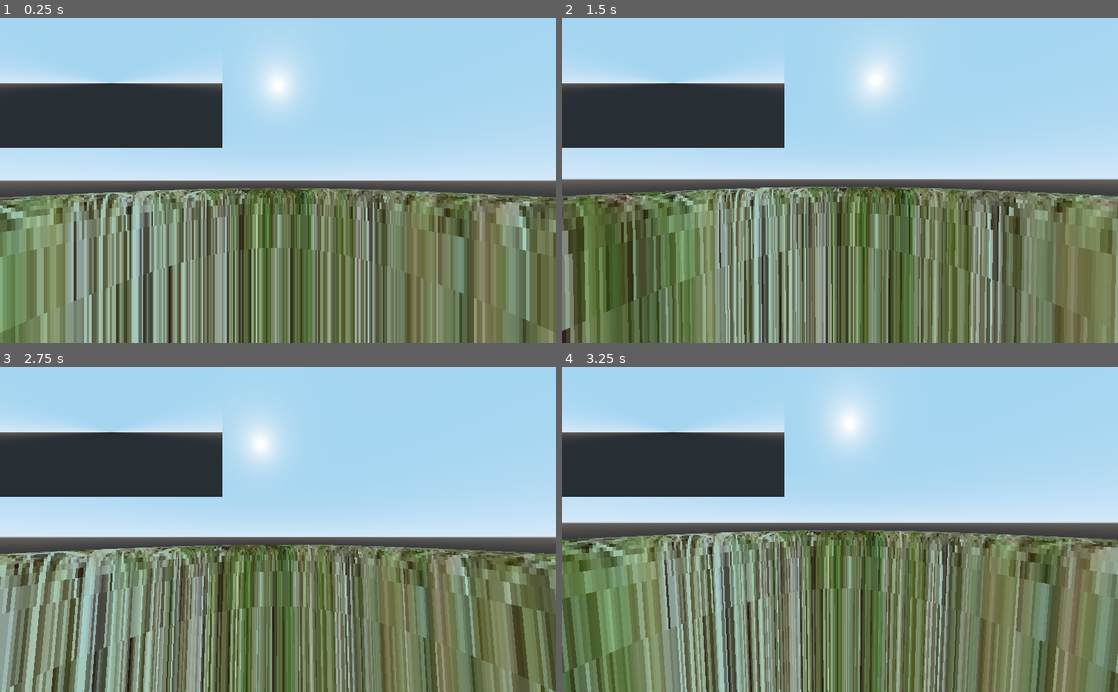
Above: before the commit, frames 1-4 (two rows, left to right).
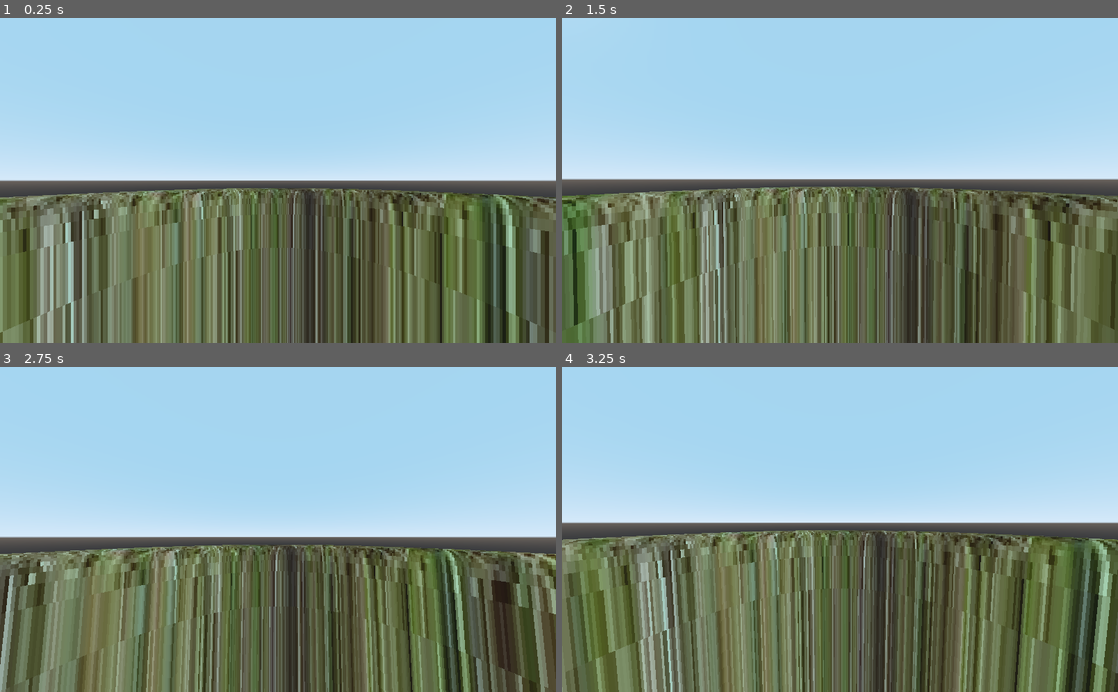
Above: after the commit, the same moments.

Repository: CaveJohnson376/godot-3dplanets
Game: Godot game, scene res://scenes/main.tscn
The game is run twice, just before and just after one commit, with the same random seed, the same clock (stepped at 60 frames per second) and the same inputs.
Inputs (mouse positions are in pixels of both pictures, inside the frame that each line leads up to):
- Up to frame 1 (0.25 s): no input
- Up to frame 2 (1.5 s): tap Enter at 0.5 s; move the mouse to (867, 180) at 0.52 s; tap Space at 1.25 s; move the mouse to (812, 180) at 1.27 s
- Up to frame 3 (2.75 s): tap Enter at 2 s; move the mouse to (289, 523) at 2.02 s
- Up to frame 4 (3.25 s): tap Space at 2.75 s; move the mouse to (834, 536) at 2.77 s

The runs differ from the first frame. In frame 1, 43% of the frame differs, in the area x 0-100%, y 10-100%; in frame 2, 43%; in frame 3, 42%; in frame 4, 44%, in the area x 0-100%, y 6-100%.

Commit message:
FINALLY I GOT THIS SH*T TO WORK!

Diff:
--- a/scenes/player.tscn
+++ b/scenes/player.tscn
@@ -13,13 +13,13 @@
 var mousemotion
 var tile = 0
 onready var prevpos = translation
-onready var cam = $primarycam
+onready var cam = $offset/primarycam
 
 func tri2normal(a, b, c):
 	var p = b - a
 	var q = c - a
 	var n = p.cross(q)
-
+	print(n)
 	if n:
 		return n.normalized()
 	else:
@@ -38,19 +38,19 @@
 		else:
 			Input.set_mouse_mode(Input.MOUSE_MODE_VISIBLE)
 
-	$CanvasLayer/ViewportContainer/Viewport.size = get_viewport().size/4
+
 
 # Called every frame. 'delta' is the elapsed time since the previous frame.
 func _physics_process(delta):
 	var pos = translation
-	var up = Vector3(0, 0, 0).direction_to(pos)
+	var up = pos.normalized()
 
 	#$CanvasLayer/ViewportContainer/Viewport/Camera.global_transform.origin = (up*100)+pos
 	#$CanvasLayer/ViewportContainer/Viewport/Camera.global_transform = $CanvasLayer/ViewportContainer/Viewport/Camera.global_transform.looking_at(pos, Vector3(0, 1, 0))
 
 	if mousemotion:
-		cam.rotation.x = clamp(cam.rotation.x + (mousemotion.y * sensetivity), deg2rad(-90), deg2rad(90))
-		rotate_y(mousemotion.x*sensetivity)
+		cam.rotation.x = clamp(cam.rotation.x + (mousemotion.y * sensetivity), deg2rad(0), deg2rad(180))
+		$offset.rotate_z(mousemotion.x*sensetivity)
 		pass
 	mousemotion = null
 
@@ -61,18 +61,24 @@
 
 
 	var move = Vector3()
-	move.z = int(Input.is_action_pressed(\"backward\"))-int(Input.is_action_pressed(\"forward\"))
+	move.y = -int(Input.is_action_pressed(\"backward\"))+int(Input.is_action_pressed(\"forward\"))
 	move.x = int(Input.is_action_pressed(\"straferight\"))-int(Input.is_action_pressed(\"strafeleft\"))
 
-	velocity += (transform.basis.z * move.z + transform.basis.x * move.x) * delta * speed
+	velocity += ($offset.global_transform.basis.y * move.y + $offset.global_transform.basis.x * move.x) * delta * speed
 
 	velocity = move_and_slide(velocity, up, true)
 
-	var deltanormal = tri2normal(Vector3(0, 0, 0), pos, prevpos)
-	if deltanormal:
-		var angle = deg2rad((pos.normalized().dot(prevpos.normalized()) - 1)* -90)
-		rotate(deltanormal, angle)
-	prevpos = pos
+	transform = transform.orthonormalized()
+	if transform.basis.y.normalized().cross(-up) != Vector3():
+		look_at(Vector3(0, 0, 0), transform.basis.y)
+	elif transform.basis.x.normalized().cross(-up) != Vector3():
+		look_at(Vector3(0, 0, 0), transform.basis.x)
+
+	#var deltanormal = tri2normal(Vector3(0, 0, 0), pos, prevpos)
+	#if deltanormal:
+	#	var angle = deg2rad((pos.normalized().dot(prevpos.normalized()) - 1)* -90)
+	#	rotate(deltanormal, angle)
+	#prevpos = pos
 
 	pass
 
@@ -84,9 +90,6 @@
 
 
 "
-
-[sub_resource type="CapsuleShape" id=1]
-radius = 0.5
 
 [sub_resource type="ParticlesMaterial" id=2]
 direction = Vector3( 0, 0, 0 )
@@ -102,80 +105,32 @@
 material = SubResource( 3 )
 size = Vector3( 1, 1, 1 )
 
-[sub_resource type="SpatialMaterial" id=10]
-flags_fixed_size = true
-
-[sub_resource type="CylinderMesh" id=6]
-material = SubResource( 10 )
-top_radius = 0.063
-bottom_radius = 0.25
-height = 0.5
-
-[sub_resource type="GDScript" id=9]
-script/source = "extends Viewport
-
-
-# Declare member variables here. Examples:
-# var a = 2
-# var b = \"text\"
-
-
-# Called when the node enters the scene tree for the first time.
-func _ready():
-	pass # Replace with function body.
-
-
-# Called every frame. 'delta' is the elapsed time since the previous frame.
-"
+[sub_resource type="CapsuleShape" id=1]
+radius = 0.5
 
 [node name="player" type="KinematicBody"]
+transform = Transform( 1, 0, 0, 0, -4.37114e-08, 1, 0, -1, -4.37114e-08, 0, 0, 0 )
 script = SubResource( 5 )
 
-[node name="collision" type="CollisionShape" parent="."]
-transform = Transform( 1, 0, 0, 0, -4.37114e-08, 1, 0, -1, -4.37114e-08, 0, 1, 0 )
-shape = SubResource( 1 )
+[node name="offset" type="Spatial" parent="."]
 
-[node name="primarycam" type="Camera" parent="."]
-transform = Transform( 1, 0, 0, 0, 1, 0, 0, 0, 1, 0, 1.5, 0 )
+[node name="primarycam" type="Camera" parent="offset"]
+transform = Transform( 1, 0, 0, 0, -4.37114e-08, -1, 0, 1, -4.37114e-08, 0, -6.55671e-08, 1.5 )
 current = true
 fov = 100.0
 far = 5000.0
 
-[node name="placeablock" type="RayCast" parent="primarycam"]
+[node name="placeablock" type="RayCast" parent="offset/primarycam"]
 enabled = true
 cast_to = Vector3( 0, 0, -10 )
 
-[node name="blockpos" type="Particles" parent="primarycam/placeablock"]
+[node name="blockpos" type="Particles" parent="offset/primarycam/placeablock"]
 visible = false
 amount = 1
 lifetime = 0.05
 process_material = SubResource( 2 )
 draw_pass_1 = SubResource( 4 )
 
-[node name="debugmesh" type="MeshInstance" parent="."]
-transform = Transform( 1, 0, 0, 0, -4.37114e-08, -1, 0, 1, -4.37114e-08, 0, 1, 0 )
-mesh = SubResource( 6 )
-material/0 = null
-
-[node name="CanvasLayer" type="CanvasLayer" parent="."]
-follow_viewport_enable = true
-
-[node name="ViewportContainer" type="ViewportContainer" parent="CanvasLayer"]
-anchor_right = 0.4
-anchor_bottom = 0.4
-stretch = true
-__meta__ = {
-"_edit_use_anchors_": false
-}
-
-[node name="Viewport" type="Viewport" parent="CanvasLayer/ViewportContainer"]
-size = Vector2( 409, 240 )
-handle_input_locally = false
-render_target_update_mode = 3
-script = SubResource( 9 )
-
-[node name="Camera" type="Camera" parent="CanvasLayer/ViewportContainer/Viewport"]
-projection = 1
-current = true
-size = 2000.0
-far = 10000.0
+[node name="collision" type="CollisionShape" parent="."]
+transform = Transform( 1, 0, 0, 0, 1, 0, 0, 0, 1, 0, -4.37114e-08, 1 )
+shape = SubResource( 1 )
Not shown: 1 places in scenes/player.tscn that only renumber resources
